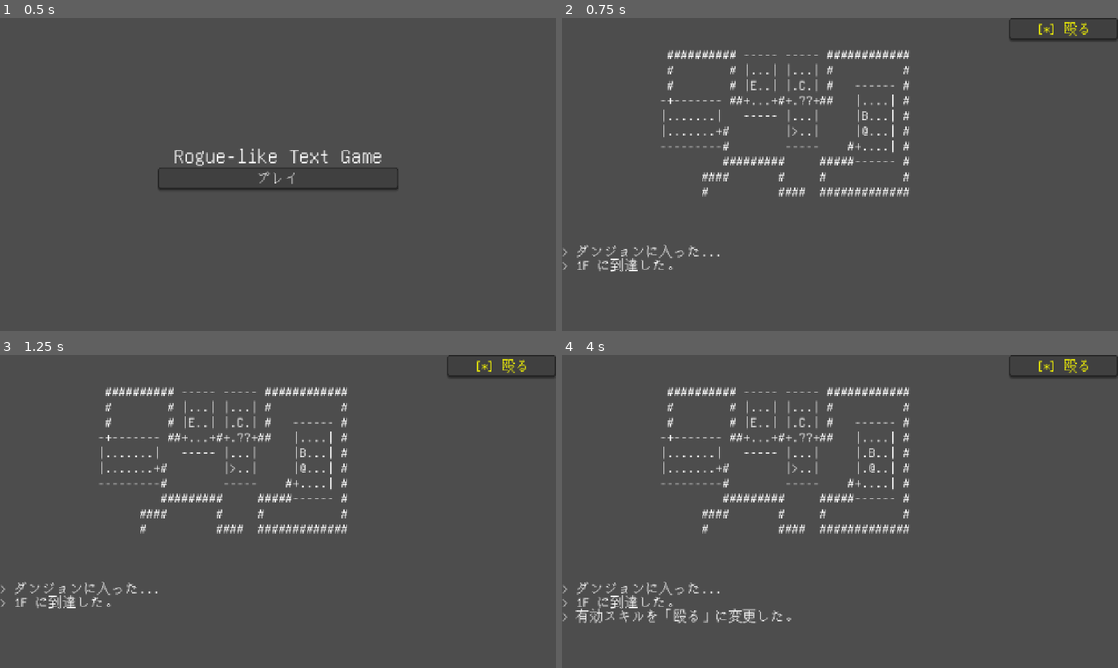
Above: before the commit, frames 1-4 (two rows, left to right).
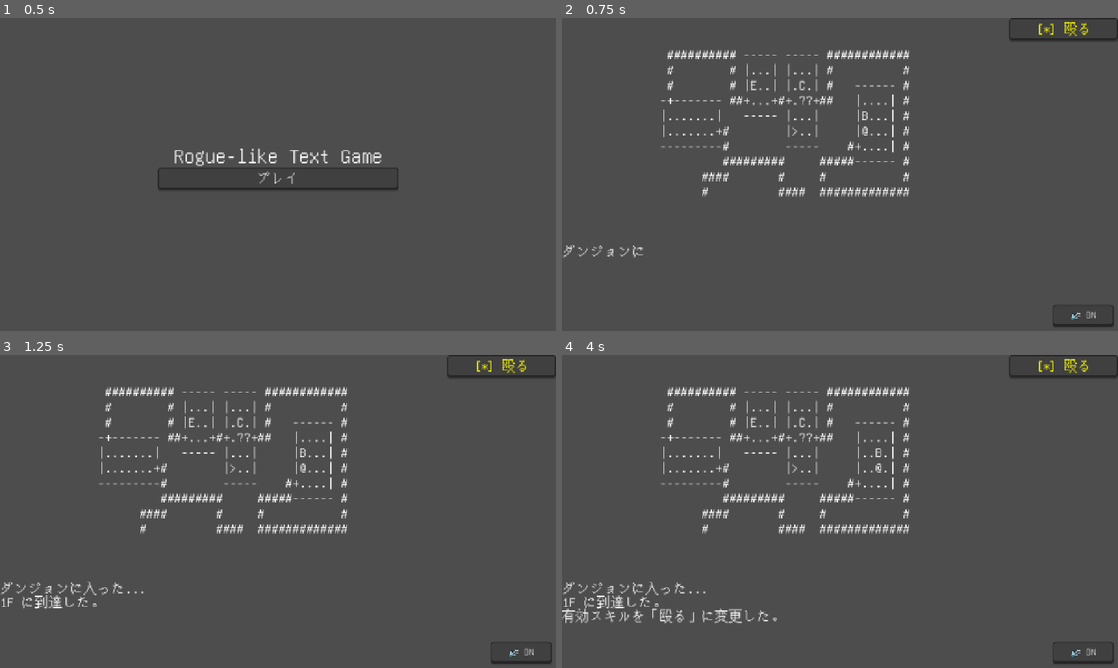
Above: after the commit, the same moments.

Repository: horaguchi/kumopaku
Game: Godot game, scene res://title.tscn
The game is run twice, just before and just after one commit, with the same random seed, the same clock (stepped at 60 frames per second) and the same inputs.
Inputs (mouse positions are in pixels of both pictures, inside the frame that each line leads up to):
- Up to frame 1 (0.5 s): no input
- Up to frame 2 (0.75 s): click "プレイ" at 0.5 s
- Up to frame 3 (1.25 s): no input
- Up to frame 4 (4 s): click (1084, 652) at 1.25 s, where only the run after the commit has a clickable "🔊 ON"; click (1084, 652) at 2 s, where only the run after the commit has a clickable "🔇 OFF"; click "[*] 殴る" at 2.75 s; tap Enter at 3.5 s; hold Right from 3.53 s (still down)

Frame 1 is identical in both runs. In frame 2, 0.7% of the frame differs, in the area x 0-100%, y 72-99%; in frame 3, 0.8%; in frame 4, 1.8%, in the area x 0-100%, y 29-99%.

Commit message:
ゲームにSEを追加

Diff:
--- a/main.gd
+++ b/main.gd
@@ -20,13 +20,56 @@
 var is_skill_replace_mode := false
 var temp_new_skill := ""
 
+# --- Message Log Queue ---
+var message_queue: Array[String] = []
+var is_printing_message := false
+
+# --- Audio ---
+@onready var audio_player: AudioStreamPlayer = $DialogPlayer
+@onready var walk_audio_player: AudioStreamPlayer = $WalkPlayer
+@onready var mute_button: Button = $MuteButton
+
+# --- Movement Repeat ---
+var move_delay := 0.2
+var move_timer := 0.0
+
+func _process(delta: float) -> void:
+	if is_skill_replace_mode: return
+
+	if move_timer > 0:
+		move_timer -= delta
+		return
+
+	var dir = Vector2.ZERO
+	if Input.is_key_pressed(KEY_UP) or Input.is_key_pressed(KEY_W):
+		dir = Vector2.UP
+	elif Input.is_key_pressed(KEY_DOWN) or Input.is_key_pressed(KEY_S):
+		dir = Vector2.DOWN
+	elif Input.is_key_pressed(KEY_LEFT) or Input.is_key_pressed(KEY_A):
+		dir = Vector2.LEFT
+	elif Input.is_key_pressed(KEY_RIGHT) or Input.is_key_pressed(KEY_D):
+		dir = Vector2.RIGHT
+
+	if dir != Vector2.ZERO:
+		_move(dir)
+		move_timer = move_delay
+
 func _ready() -> void:
+	mute_button.pressed.connect(_on_mute_button_pressed)
+
 	for i in range(4):
 		var btn = skill_container.get_child(i) as Button
 		btn.pressed.connect(func(): _on_skill_button_pressed(i))
 		skill_buttons.append(btn)
 
 	call_deferred("_start_game")
+
+func _on_mute_button_pressed():
+	mute_button.release_focus()
+	var master_bus = 0 # Master bus index
+	var is_muted = not AudioServer.is_bus_mute(master_bus)
+	AudioServer.set_bus_mute(master_bus, is_muted)
+	mute_button.text = "🔇 OFF" if is_muted else "🔊 ON"
 
 func _start_game():
 	current_floor = 1
@@ -60,7 +103,32 @@
 	_update_ui()
 
 func _log_message(msg: String):
-	message_log.text += "> " + msg + "\n"
+	message_queue.append(msg)
+	if not is_printing_message:
+		_process_message_queue()
+
+func _process_message_queue():
+	if message_queue.is_empty():
+		return
+
+	is_printing_message = true
+	var msg = message_queue.pop_front()
+
+	for i in range(msg.length()):
+		message_log.text += msg[i]
+		# サウンドを再生 (一文字ごと)
+		if msg[i] != " " and msg[i] != "　":
+			if audio_player.playing:
+				audio_player.stop()
+			audio_player.play()
+		# 次の文字を表示する前に少し待つ
+		await get_tree().create_timer(0.02).timeout
+
+	message_log.text += "\n"
+
+	is_printing_message = false
+	if message_queue.size() > 0:
+		_process_message_queue()
 
 func _update_ui():
 	_update_map()
@@ -147,19 +215,6 @@
 			_log_message("有効スキルを「" + player_skills[idx] + "」に変更した。")
 			_update_ui()
 
-func _unhandled_input(event: InputEvent) -> void:
-	if is_skill_replace_mode: return
-
-	if event is InputEventKey and event.pressed and not event.echo:
-		if event.keycode == KEY_UP or event.keycode == KEY_W:
-			_move(Vector2.UP)
-		elif event.keycode == KEY_DOWN or event.keycode == KEY_S:
-			_move(Vector2.DOWN)
-		elif event.keycode == KEY_LEFT or event.keycode == KEY_A:
-			_move(Vector2.LEFT)
-		elif event.keycode == KEY_RIGHT or event.keycode == KEY_D:
-			_move(Vector2.RIGHT)
-
 func _move(dir: Vector2):
 	var next_pos = player_pos + dir
 
@@ -186,6 +241,7 @@
 		return
 
 	player_pos = next_pos
+	walk_audio_player.play()
 
 	var picked_item_idx = -1
 	for i in range(map_data.items.size()):
--- a/main.tscn
+++ b/main.tscn
@@ -1,6 +1,8 @@
 [gd_scene format=3 uid="uid://dxgul3aevpugt"]
 
 [ext_resource type="Script" uid="uid://scu55cglpq5i" path="res://main.gd" id="1_xxx"]
+[ext_resource type="AudioStream" uid="uid://dyuumncyojrpi" path="res://dialogvoice3.wav" id="2_yyy"]
+[ext_resource type="AudioStream" uid="uid://dx0r4rrx64fcj" path="res://selectsound.wav" id="3_zzz"]
 
 [node name="Main" type="Control" unique_id=1978513943]
 layout_mode = 3
@@ -63,3 +65,25 @@
 visible = false
 layout_mode = 2
 theme_override_font_sizes/font_size = 32
+
+[node name="DialogPlayer" type="AudioStreamPlayer" parent="." unique_id=1382012761]
+stream = ExtResource("2_yyy")
+
+[node name="WalkPlayer" type="AudioStreamPlayer" parent="." unique_id=1759680520]
+stream = ExtResource("3_zzz")
+
+[node name="MuteButton" type="Button" parent="." unique_id=73928104]
+layout_mode = 1
+anchors_preset = 3
+anchor_left = 1.0
+anchor_top = 1.0
+anchor_right = 1.0
+anchor_bottom = 1.0
+offset_left = -150.0
+offset_top = -60.0
+offset_right = -10.0
+offset_bottom = -10.0
+grow_horizontal = 0
+grow_vertical = 0
+theme_override_font_sizes/font_size = 24
+text = "🔊 ON"
Not shown, added: dialogvoice3.wav.import
Not shown, added: selectsound.wav.import
Not shown, added: dialogvoice3.wav
Not shown, added: pull_request_template.md
Not shown, added: selectsound.wav
